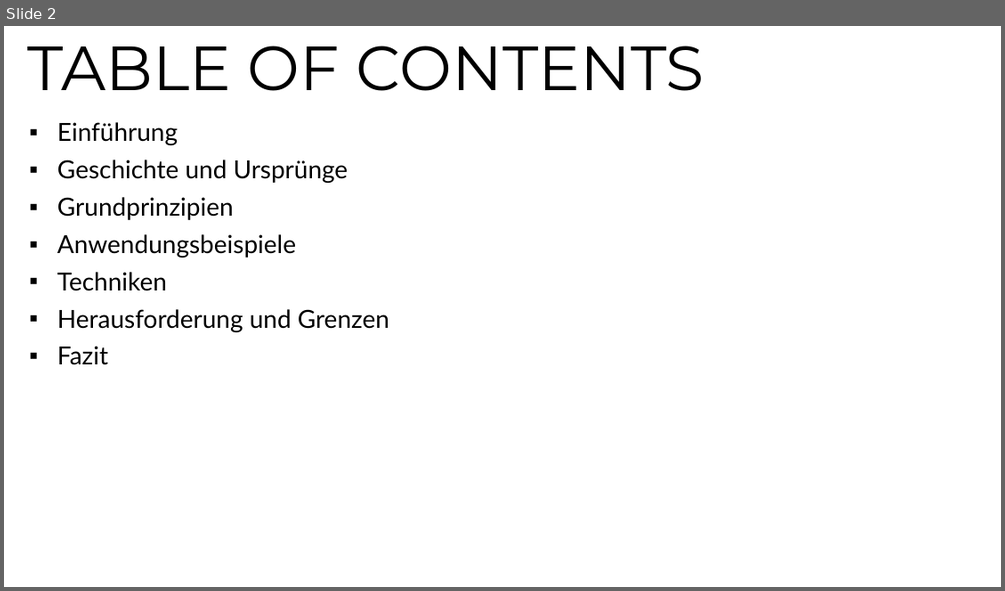
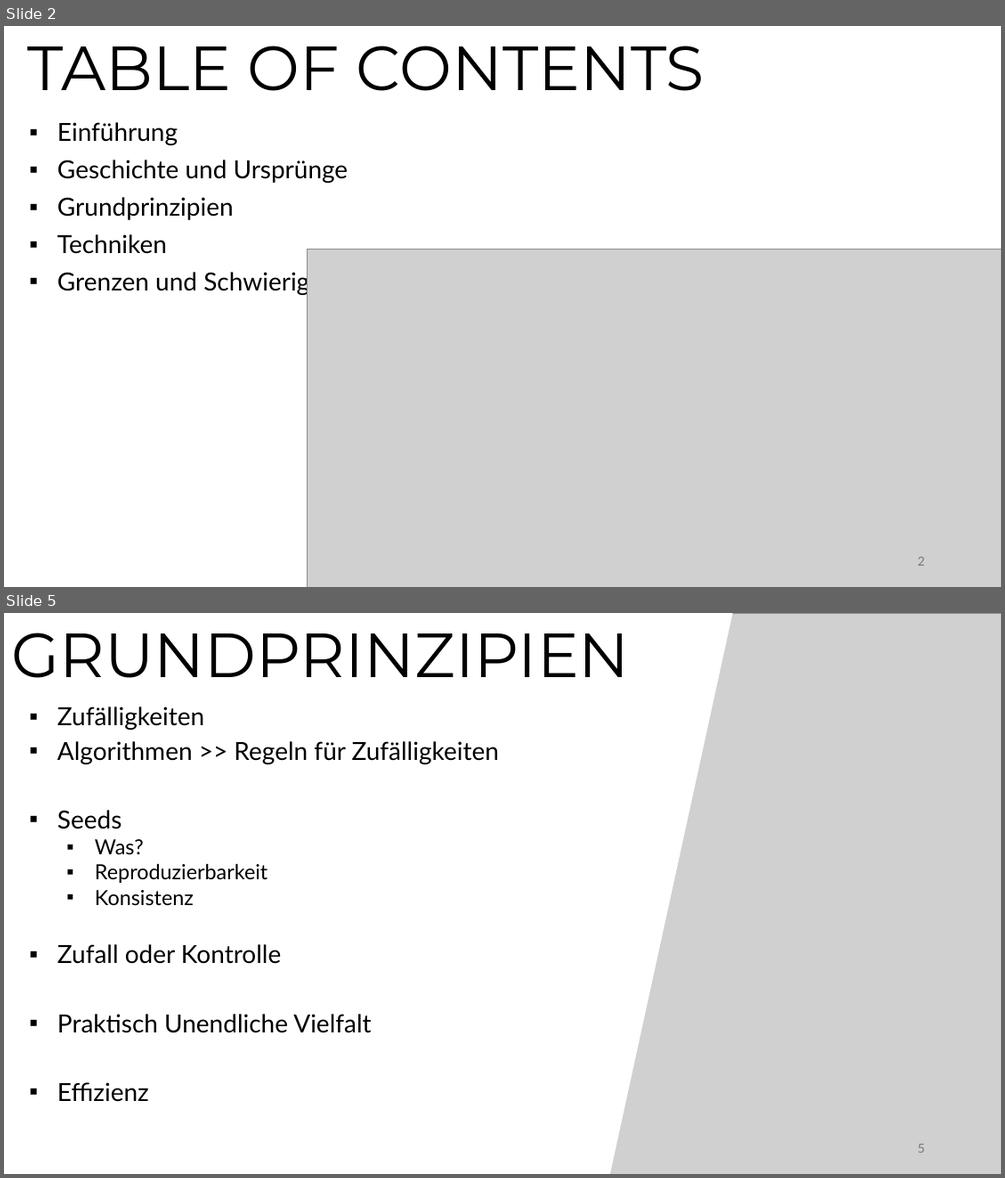
Before and after one commit to teremunart/school-fia, a slide deck: Ausbildung/Procedural Generation/ProceduralGeneration.pptx. Shown one above the other, each under a label of ours: slide 2 before the commit, slides 2 and 5 after it; the slides between them are not shown. The pictures are 1005x591 and 1005x1178 pixels, drawn with LibreOffice and Linux fonts; fonts in the diff are those of the drawing; grey boxes stand for pictures. Boxes give left, top, right and bottom in pixels: in the first picture for what was removed or moved away, otherwise in the second. Text is boxed around its words. In the diff, an @@ line names an element or a change of style, - is before the commit and + after.

```diff
--- a/Ausbildung/Procedural Generation/ProceduralGeneration.pptx
+++ b/Ausbildung/Procedural Generation/ProceduralGeneration.pptx
@@ slide 5 added at <box>4,613,1001,1174</box>, background #FFFFFF @@
@@ title added at <box>11,633,629,678</box>, 60 pt, text #000000 @@
+GRUNDPRINZIPIEN
@@ rectangle added at <box>86,613,735,1174</box>, fill #FFFFFF, outline #FFFFFF 1.5 pt @@
@@ picture added at <box>375,613,1001,1174</box> @@
@@ subtitle added at <box>57,706,499,1102</box>, 24 pt, text #000000 @@
+▪ Zufälligkeiten
+▪ Algorithmen >> Regeln für Zufälligkeiten
+▪ Seeds
+  ▪ Was?
+  ▪ Reproduzierbarkeit
+  ▪ Konsistenz
+▪ Zufall oder Kontrolle
+▪ Praktisch Unendliche Vielfalt
+▪ Effizienz
@@ page number added at <box>917,1143,924,1152</box>, 12 pt, text #797979 @@
+5
@@ slide 2 changed as well @@
@@ subtitle at <box>57,234,296,257</box>: paragraph removed @@
-▪ Anwendungsbeispiele
@@ picture added at <box>307,248,1001,587</box> @@
@@ subtitle at <box>57,268,376,295</box>: text changed @@
-▪ Herausforderung und Grenzen
-▪ Fazit
+▪ Grenzen und Schwierigkeiten
@@ page number added at <box>917,556,924,565</box>, 12 pt, text #797979 @@
+2
```
Also in this commit, not shown: 1 other slide changed, 5 other slides added, 1 other file.
